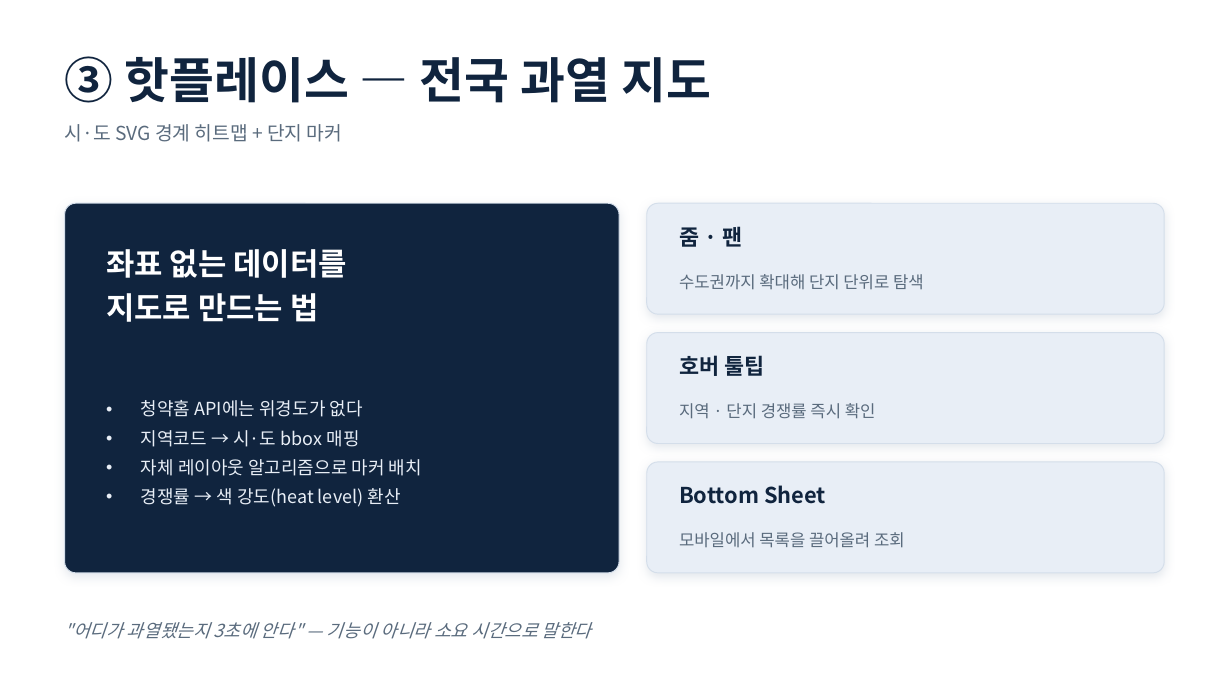
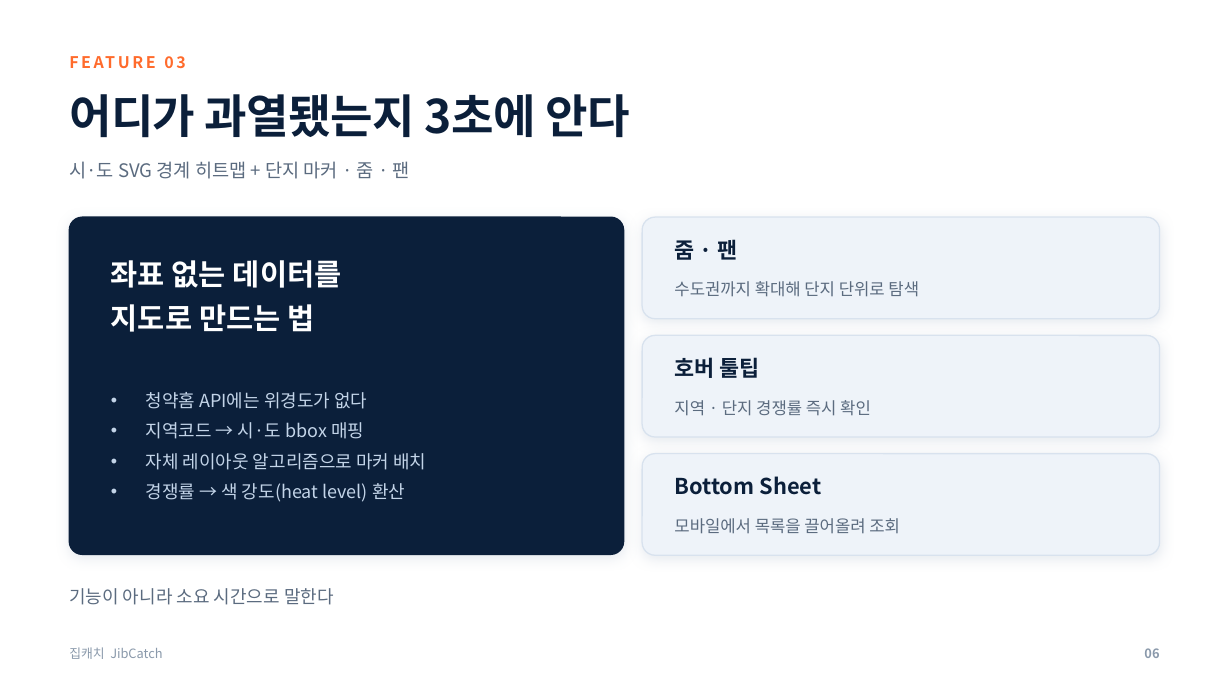
Before and after one commit to yubinxe/ch_insight, a slide deck: slide 8 of docs/presentation/집캐치_발표자료.pptx (slide 7 before the commit). Drawn at 1232x693 pixels with LibreOffice and Linux fonts; fonts in the diff are those of the drawing. Boxes give left, top, right and bottom in pixels: in the first picture for what was removed or moved away, otherwise in the second. Text is boxed around its words. In the diff, an @@ line names an element or a change of style, - is before the commit and + after.

```diff
--- a/docs/presentation/집캐치_발표자료.pptx
+++ b/docs/presentation/집캐치_발표자료.pptx
@@ text added at bbox=[69, 48, 1160, 76], 12.5 pt, text #FF6B2C, bold @@
+FEATURE 03
@@ text at bbox=[69, 94, 629, 138]: text changed; size 38 to 36 pt; text colour #10243E to #0B1F3A @@
-③ 핫플레이스 — 전국 과열 지도
+어디가 과열됐는지 3초에 안다
@@ text at bbox=[69, 161, 410, 179]: text changed; size 15 to 14.5 pt; text colour #5A6B7D to #5B6B7F @@
-시·도 SVG 경계 히트맵 + 단지 마커
+시·도 SVG 경계 히트맵 + 단지 마커 · 줌 · 팬
@@ rounded rectangle: place and size @@
-rounded rectangle at bbox=[65, 203, 619, 573]
+rounded rectangle at bbox=[69, 217, 624, 555]
@@ rounded rectangle at bbox=[69, 217, 624, 555]: fill #10243E to #0B1F3A; outline #D4DEEA 0.75 pt to #0B1F3A 1 pt; shadow changed; proportions changed @@
@@ rounded rectangle: place and size @@
-rounded rectangle at bbox=[647, 203, 1165, 314]
+rounded rectangle at bbox=[642, 217, 1160, 319]
@@ text colour #10243E to #0B1F3A in 3 elements at bbox=[674, 357, 760, 378], bbox=[674, 476, 822, 495], bbox=[674, 239, 737, 260] @@
@@ text "줌 · 팬": place and size @@
-text "줌 · 팬" at bbox=[679, 226, 742, 247]
+text "줌 · 팬" at bbox=[674, 239, 737, 260]
@@ text "좌표 없는 데이터를": place and size @@
-text "좌표 없는 데이터를" at bbox=[106, 249, 347, 322]
+text "좌표 없는 데이터를" at bbox=[111, 260, 342, 332]
@@ text "좌표 없는 데이터를" at bbox=[111, 260, 342, 332]: size 24 to 23 pt; line spacing 1.2 to 1.25 @@
@@ text "수도권까지 확대해 단지 단위로 탐색": place and size @@
-text "수도권까지 확대해 단지 단위로 탐색" at bbox=[679, 274, 924, 290]
+text "수도권까지 확대해 단지 단위로 탐색" at bbox=[674, 281, 919, 297]
@@ rounded rectangle: place and size @@
-rounded rectangle at bbox=[647, 333, 1165, 444]
+rounded rectangle at bbox=[642, 335, 1160, 437]
@@ text "청약홈 API에는 위경도가 없다" at bbox=[146, 392, 426, 502]: text colour #E8EEF6 to #C3D4E8; more space between paragraphs @@
@@ fill #E8EEF6 to #EEF3F9; outline #D4DEEA 0.75 pt to #D8E2EE 1 pt; shadow changed; proportions changed in 3 elements at bbox=[642, 335, 1160, 437], bbox=[642, 217, 1160, 319], bbox=[642, 454, 1160, 555] @@
@@ rounded rectangle: place and size @@
-rounded rectangle at bbox=[647, 462, 1165, 573]
+rounded rectangle at bbox=[642, 454, 1160, 555]
@@ text "Bottom Sheet": place and size @@
-text "Bottom Sheet" at bbox=[679, 485, 826, 504]
+text "Bottom Sheet" at bbox=[674, 476, 822, 495]
@@ text colour #5A6B7D to #5B6B7F in 3 elements at bbox=[674, 400, 871, 416], bbox=[674, 281, 919, 297], bbox=[674, 518, 900, 534] @@
@@ text "모바일에서 목록을 끌어올려 조회": place and size @@
-text "모바일에서 목록을 끌어올려 조회" at bbox=[679, 532, 905, 548]
+text "모바일에서 목록을 끌어올려 조회" at bbox=[674, 518, 900, 534]
@@ text at bbox=[69, 588, 334, 605]: text changed; text colour #5A6B7D to #5B6B7F; italic off @@
-"어디가 과열됐는지 3초에 안다" — 기능이 아니라 소요 시간으로 말한다
+기능이 아니라 소요 시간으로 말한다
@@ text added at bbox=[69, 647, 162, 659], 10 pt, text #8A99AB @@
+집캐치 JibCatch
@@ text added at bbox=[1144, 648, 1159, 658], 10 pt, text #8A99AB, bold @@
+06
```
Also in this commit, not shown: 13 other slides changed, 4 slides added, 3 other files.
